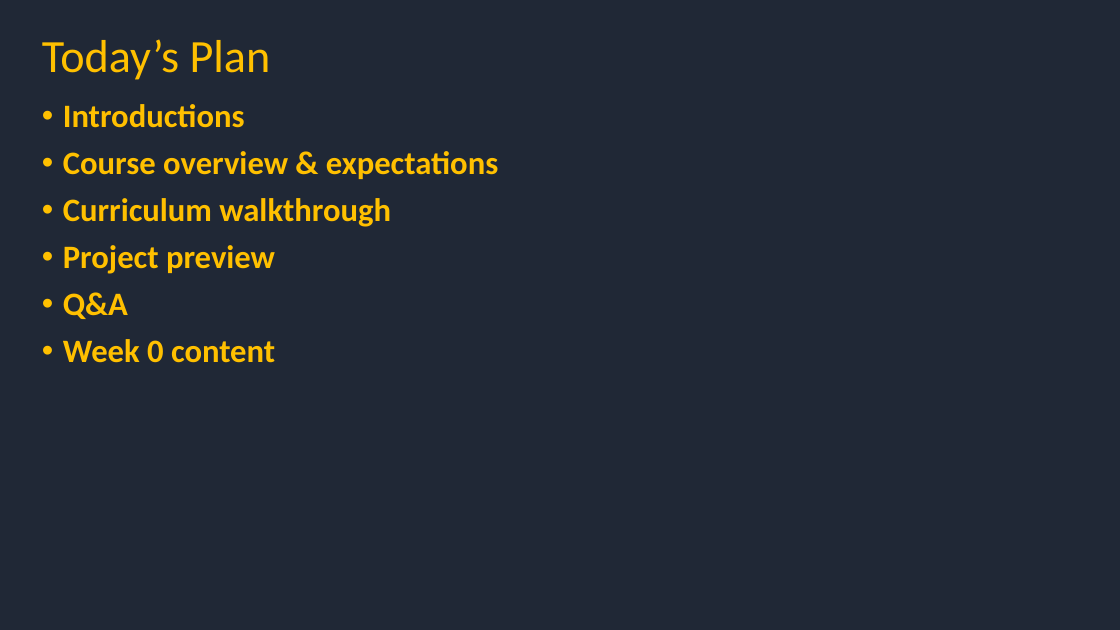
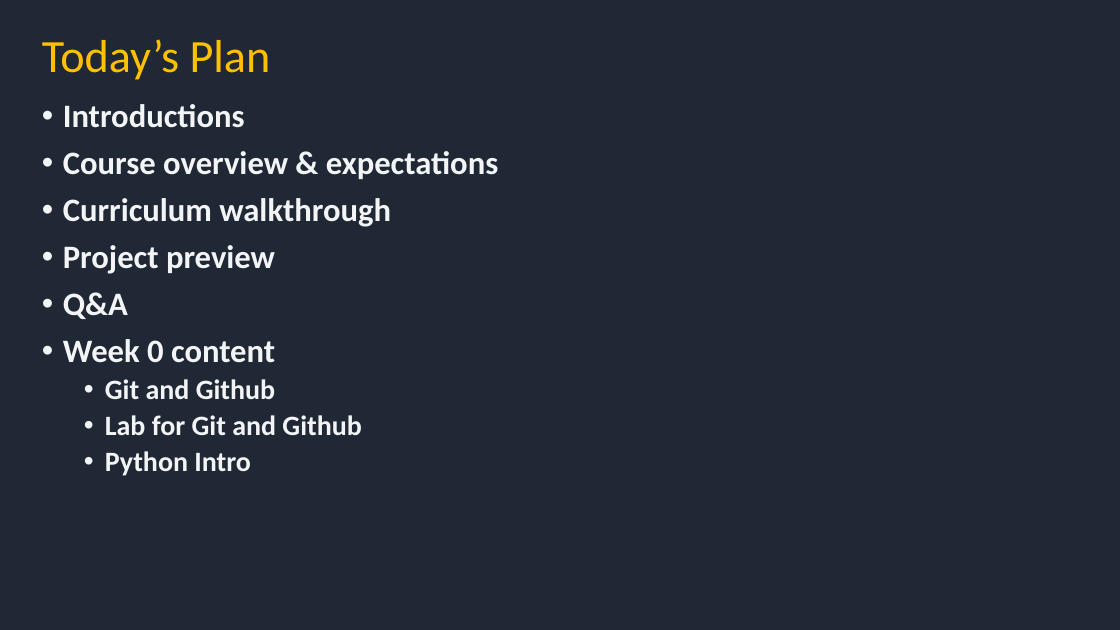
Before and after one commit to jessicapaes/aitechinstitute-jesspaes, a slide deck: slide 2 of week_0/slides/Week_00_introductions.pptx (slide 10 before the commit). Drawn at 1120x630 pixels with LibreOffice and Linux fonts; fonts in the diff are those of the drawing; background and template pictures are left out. Boxes give left, top, right and bottom in pixels: in the first picture for what was removed or moved away, otherwise in the second. Text is boxed around its words. In the diff, an @@ line names an element or a change of style, - is before the commit and + after.

Commit message:
adding week_00 slides

```diff
--- a/week_0/slides/Week_00_introductions.pptx
+++ b/week_0/slides/Week_00_introductions.pptx
@@ text at [63, 104, 498, 363]: text colour #FFC000 to #F3F4F5 in "Introductions", "Course overview & expectations", "Curriculum walkthrough", "Project preview" and 2 more places @@
@@ text at [105, 379, 361, 476]: paragraphs added @@
+  • Git and Github
+  • Lab for Git and Github
+  • Python Intro
```
Also in this commit, not shown: 1 other slide changed.
